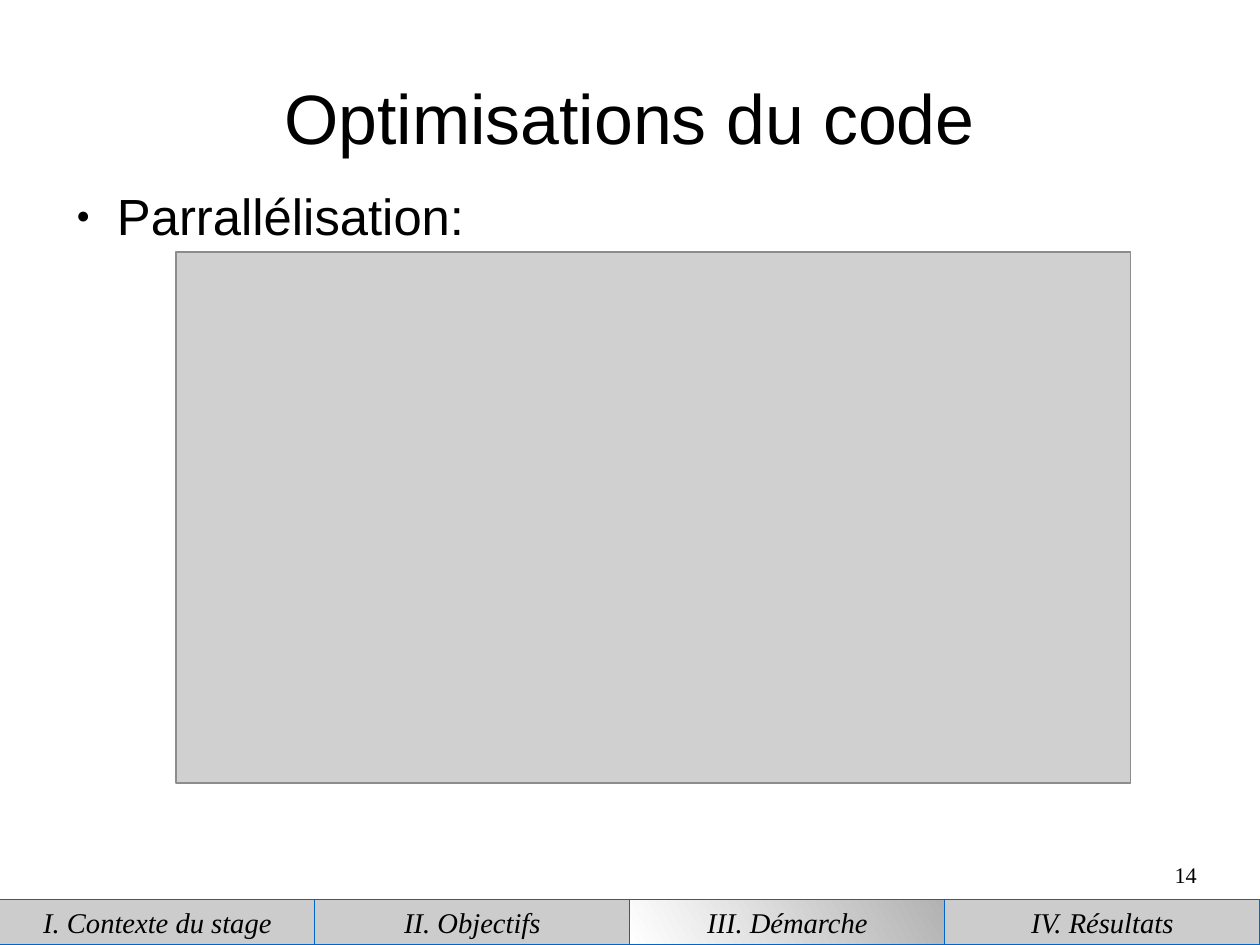
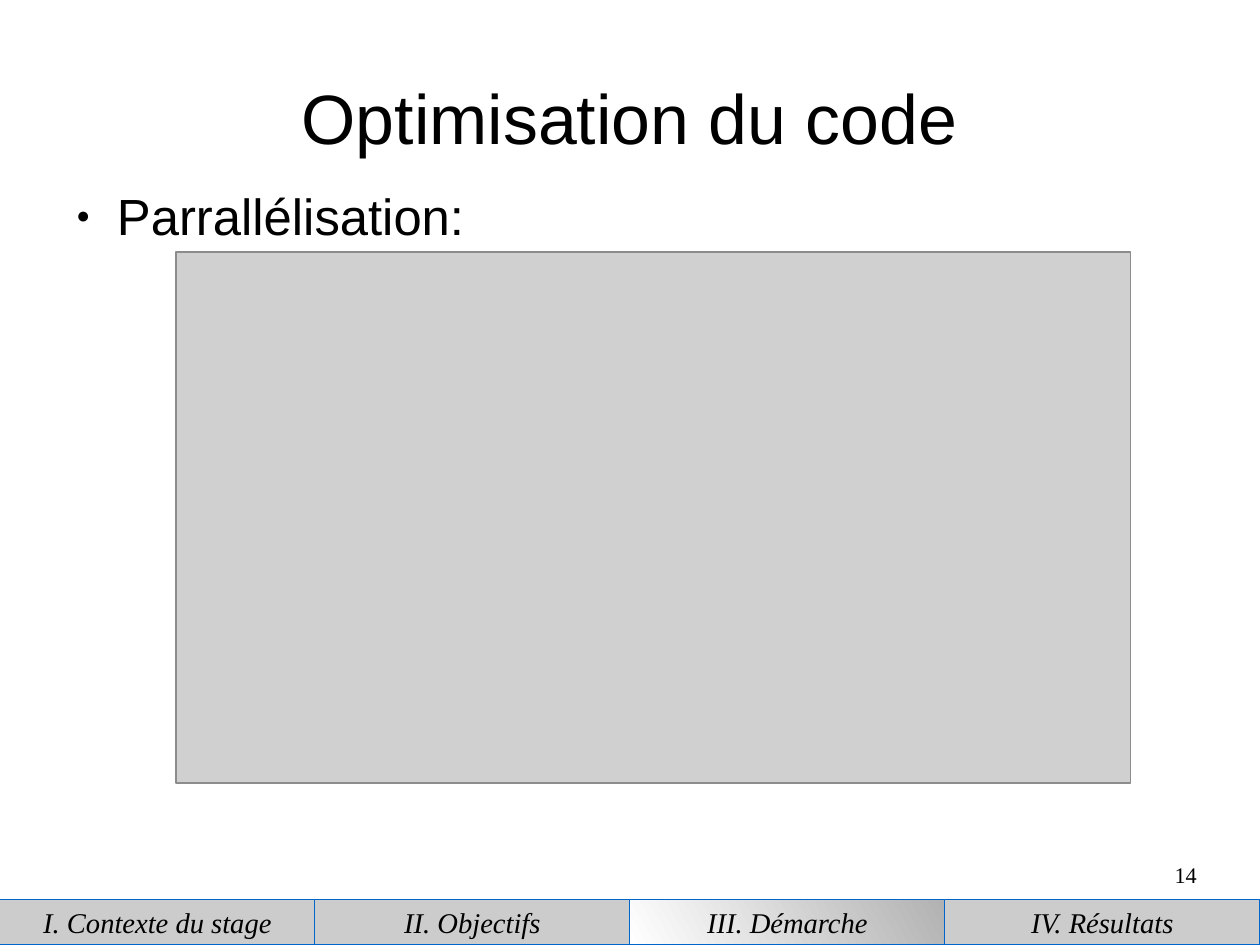
Before and after one commit to piatf/Report-2016-interniship-BioMedIA, a slide deck: slide 14 of presentation.odp. Drawn at 1260x945 pixels with LibreOffice and Linux fonts; fonts in the diff are those of the drawing; grey boxes stand for pictures. Boxes give left, top, right and bottom in pixels: in the first picture for what was removed or moved away, otherwise in the second. Text is boxed around its words. In the diff, an @@ line names an element or a change of style, - is before the commit and + after.

```diff
--- a/presentation.odp
+++ b/presentation.odp
@@ title at [302,93,957,157]: text changed @@
-Optimisations du code
+Optimisation du code
```
Also in this commit, not shown: 9 other slides changed, 1 slide added, 2 slides removed.
